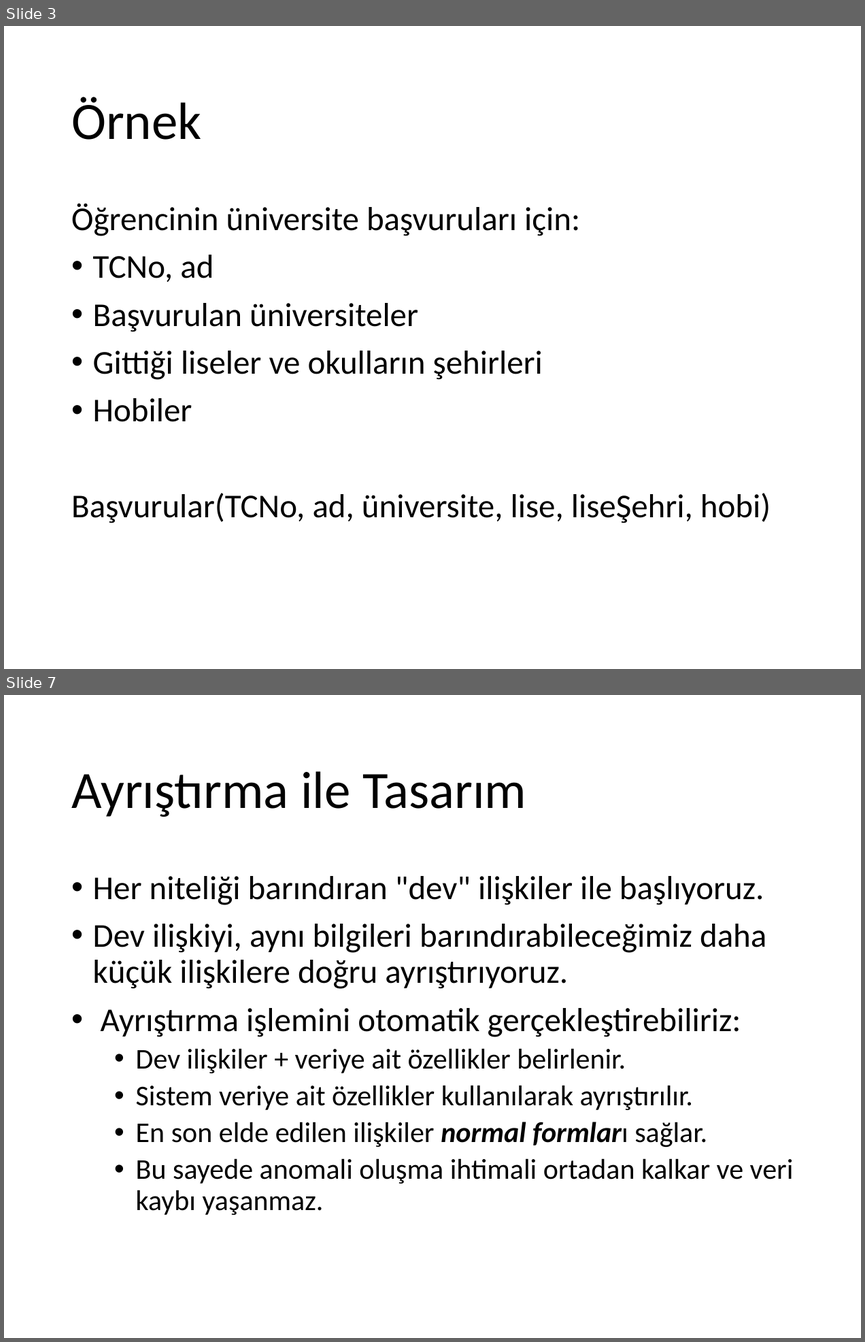
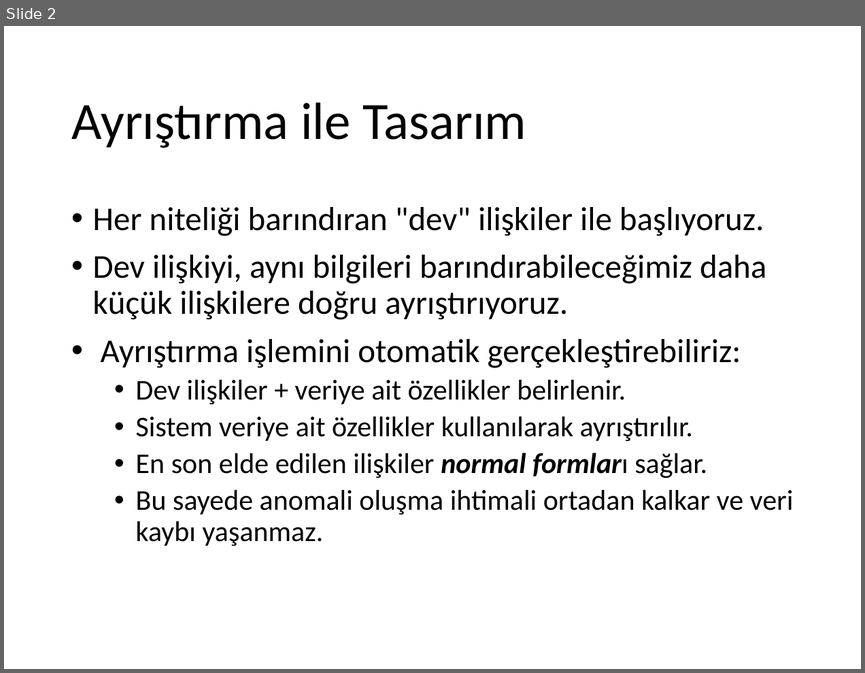
Before and after one commit to ihpar/dbms, a slide deck: Slides/Ders 5.2 Design BCNF.pptx. Shown one above the other, each under a label of ours: slides 3 and 7 before the commit, slide 2 after it; the slides between them are not shown. The pictures are 865x1342 and 865x673 pixels, drawn with LibreOffice and Linux fonts; fonts in the diff are those of the drawing. Boxes give left, top, right and bottom in pixels: in the first picture for what was removed or moved away, otherwise in the second. Text is boxed around its words. In the diff, an @@ line names an element or a change of style, - is before the commit and + after.

```diff
--- a/Slides/Ders 5.2 Design BCNF.pptx
+++ b/Slides/Ders 5.2 Design BCNF.pptx
@@ slide 3 removed at (4, 26, 861, 669), background #FFFFFF @@
@@ title removed at (71, 97, 201, 140) @@
-Örnek
@@ text removed at (71, 203, 770, 523) @@
-Öğrencinin üniversite başvuruları için:
-• TCNo, ad
-• Başvurulan üniversiteler
-• Gittiği liseler ve okulların şehirleri
-• Hobiler
-Başvurular(TCNo, ad, üniversite, lise, liseŞehri, hobi)
@@ what was slide 7 is now slide 2 @@
```
Also in this commit, not shown: 1 slide changed, 5 other slides removed, 3 other files.
